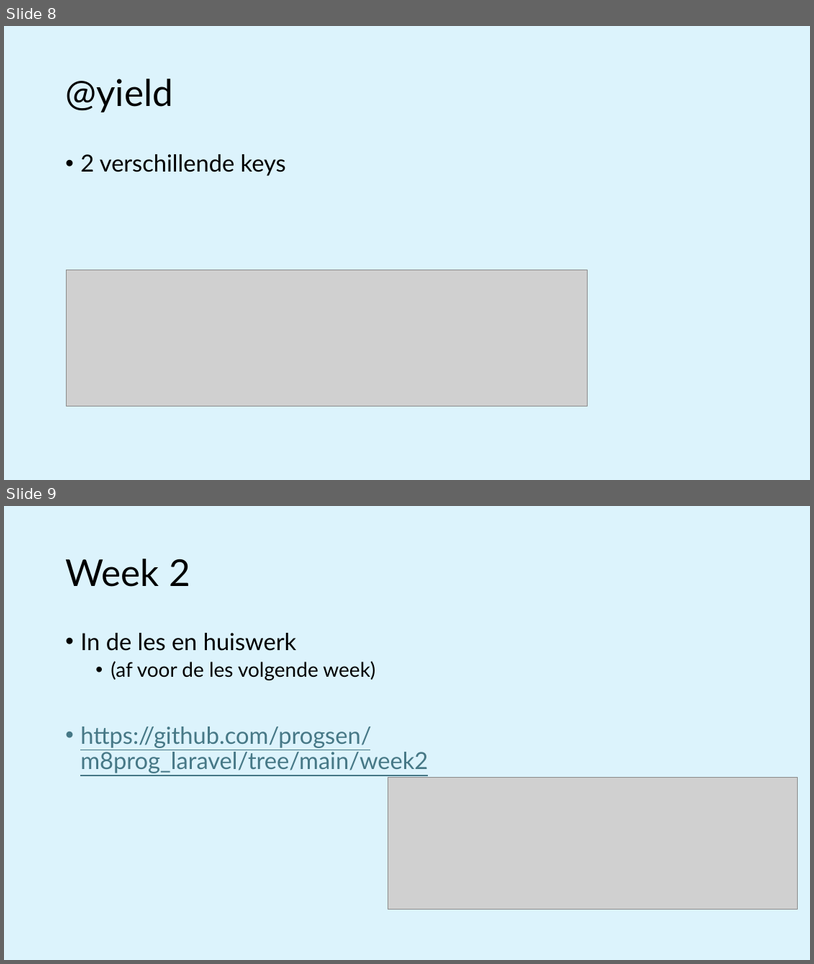
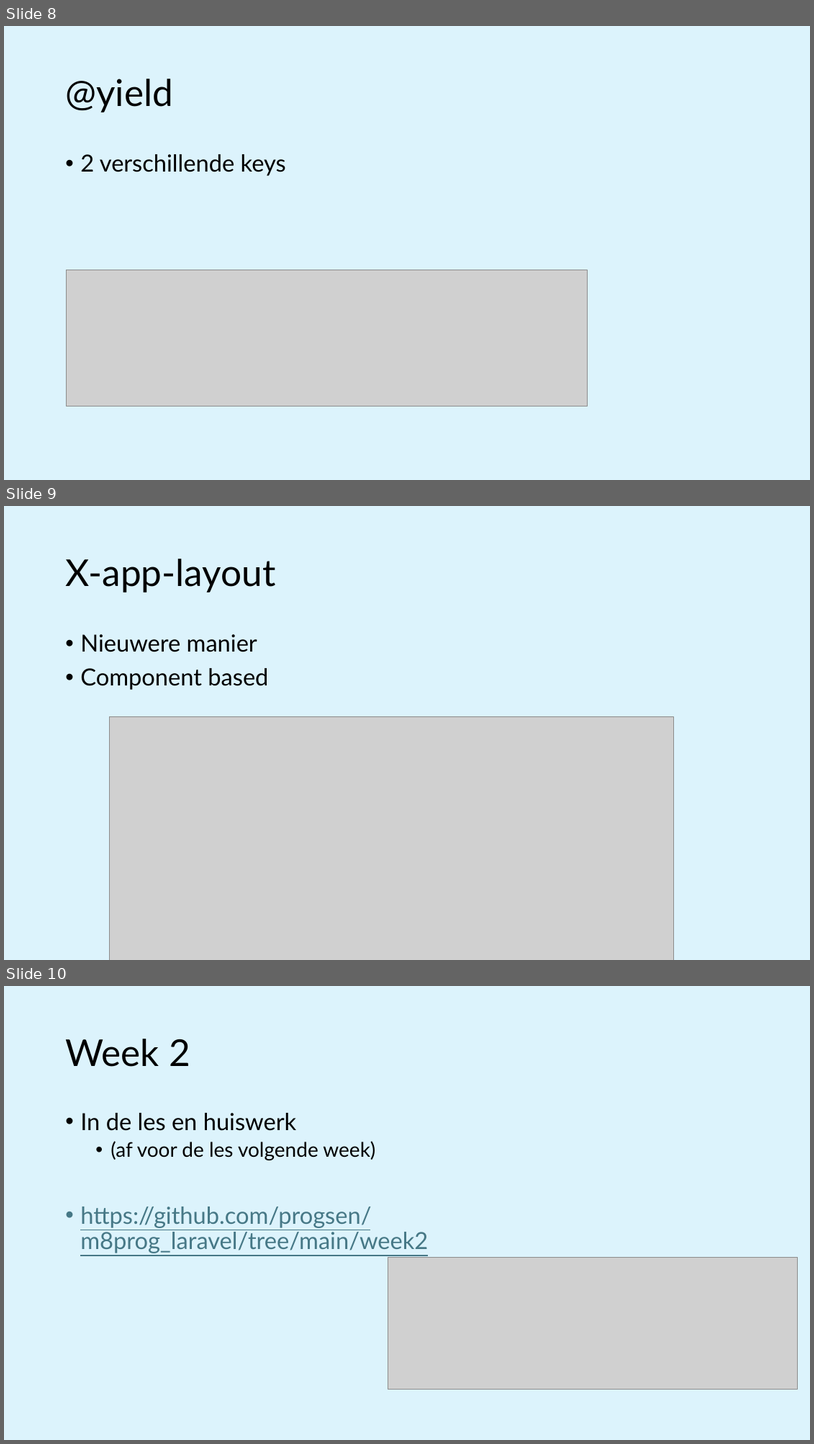
Before and after one commit to progsen/m8prog_laravel, a slide deck: week2 - Routes and Layout/M8Prog laravel 03 - Layouts.pptx. Shown one above the other, each under a label of ours: slides 8 and 9 before the commit, slides 8, 9 and 10 after it. The pictures are 814x964 and 814x1444 pixels, drawn with LibreOffice and Linux fonts; fonts in the diff are those of the drawing; grey boxes stand for pictures. Boxes give left, top, right and bottom in pixels: in the first picture for what was removed or moved away, otherwise in the second. Text is boxed around its words. In the diff, an @@ line names an element or a change of style, - is before the commit and + after.

```diff
--- a/week2 - Routes and Layout/M8Prog laravel 03 - Layouts.pptx
+++ b/week2 - Routes and Layout/M8Prog laravel 03 - Layouts.pptx
@@ slide 9 added at <box>4,506,810,960</box>, background #CAEEFB at 65% opacity @@
@@ title added at <box>65,559,275,592</box>, 44 pt, text #000000 @@
+X-app-layout
@@ text added at <box>80,634,268,690</box>, 28 pt, text #000000 @@
+• Nieuwere manier
+• Component based
@@ picture added at <box>109,716,674,960</box> @@
@@ what was slide 9 is now slide 10 @@
```
Also in this commit, not shown: 28 other files.
